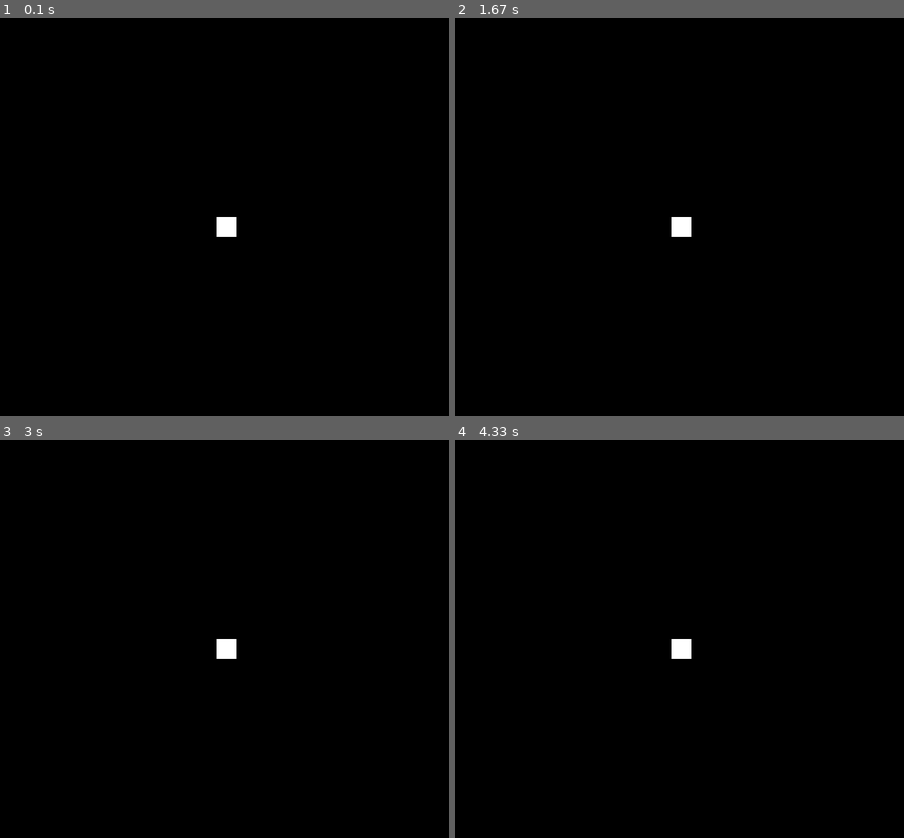
Above: before the commit, frames 1-4 (two rows, left to right).
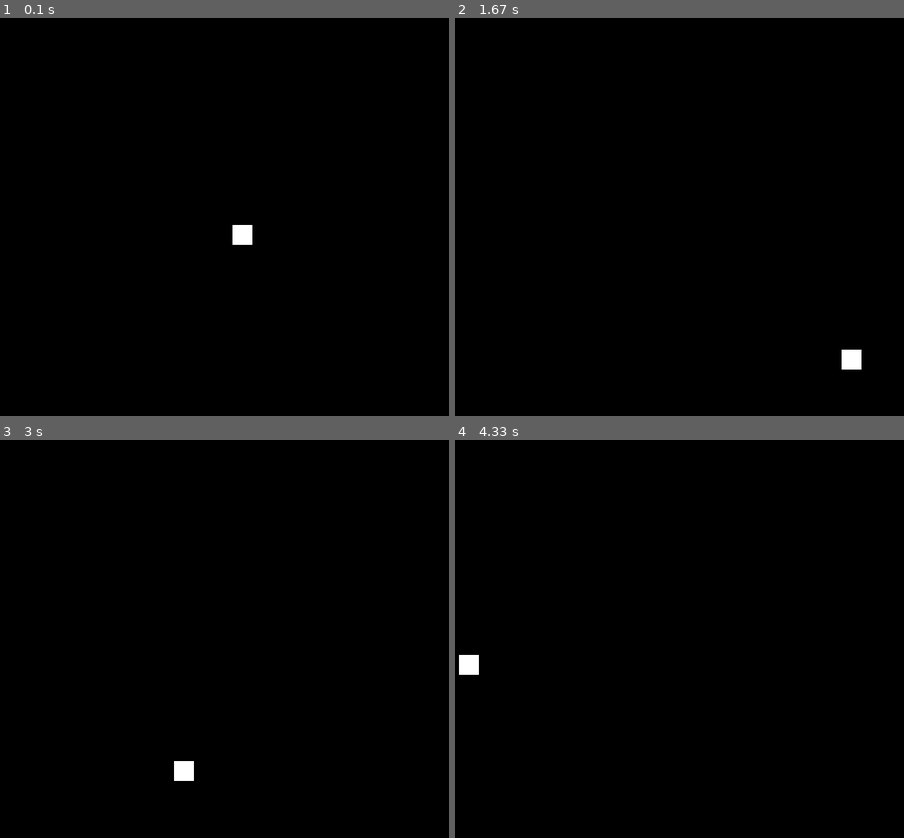
Above: after the commit, the same moments.

Repository: murilo-henrique060/primeira-vez-usando-o-pygame-sozinho
Game: pygame game, started from testes pygame/6 - classes pygame.py
Same seed, same stepped clock (60 frames per second), same inputs: the game is played once before the commit and once after it.
Inputs:
- Up to frame 1 (0.1 s): no input
- Up to frame 2 (1.67 s): no input
- Up to frame 3 (3 s): no input
- Up to frame 4 (4.33 s): no input

The runs differ from the first frame. In frame 1, 0.4% of the frame differs, in the area x 48-57%, y 50-57%; in frame 2, 0.4%, in the area x 48-91%, y 50-89%; in frame 3, 0.4%; in frame 4, 0.4%.

Commit message:
recriei a bola quicando nas bordas do jogo

Diff:
--- a/testes pygame/6 - classes pygame.py
+++ b/testes pygame/6 - classes pygame.py
@@ -21,6 +21,15 @@
         self.rect = self.image.get_rect()
         self.rect[0] = LARGURA_JANELA/2
         self.rect[1] = ALTURA_JANELA/2
+        self.velocidadex = VELOCIDADEX
+        self.velocidadey = VELOCIDADEY
+    def mover(self):
+        if self.rect.left < 0 or self.rect.right > LARGURA_JANELA:
+            self.velocidadex = - self.velocidadex
+        if self.rect.top < 0 or self.rect.bottom > ALTURA_JANELA:
+            self.velocidadey = - self.velocidadey
+        self.rect[0] += self.velocidadex
+        self.rect[1] += self.velocidadey
 janela = pygame.display.set_mode((LARGURA_JANELA,ALTURA_JANELA))
 pygame.display.set_caption('Classes')
 
@@ -28,11 +37,16 @@
 bola = Bola(BRANCO,TAMANHO_BOLA)
 bola_grupo.add(bola)
 
+relogio = pygame.time.Clock()
+
 deve_continuar = True
 while deve_continuar:
     for evento in pygame.event.get():
         if evento.type == pygame.QUIT:
             deve_continuar = False
+    janela.fill(PRETO)
+    bola.mover()
     bola_grupo.update()
     bola_grupo.draw(janela)
     pygame.display.update()
+    relogio.tick(30)
